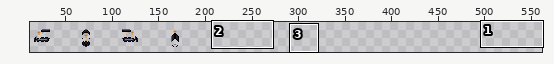
A sprite sheet gets an edit: main/trains/train_caboose_solid.png. Above: a wide view before the commit, with the close-up outlined.
Close-up. Before the commit:
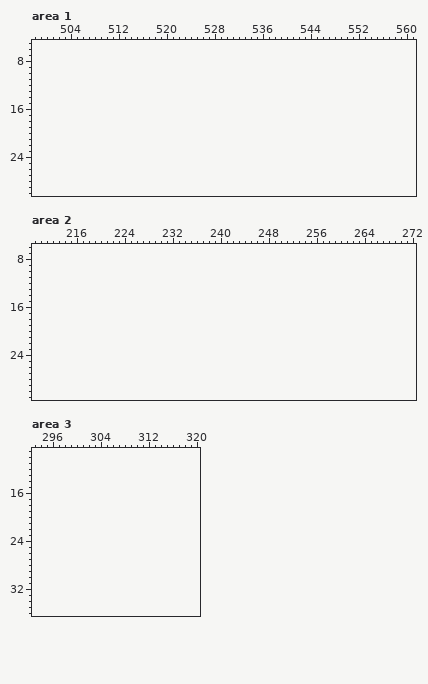
The file is 192x48 pixels. Shown: area 1: x 498..561, y 5..30; area 2: x 209..272, y 6..31; area 3: x 293..320, y 9..36. The old version is drawn lined up with the new one, on the new canvas. The wide view leaves out empty margins. The commit also changed other parts of the picture, which this record leaves out.
The result:
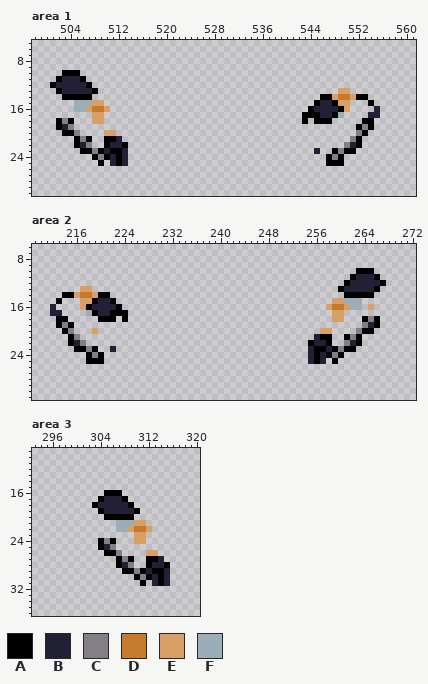
Palette (. is transparent): A #000000  B #222034  C #847e87  D #c67a2c  E #d9a066  F #9badb7
Diff:
canvas 192x48 -> 576x48
--- area 1
@@ x 498..561 @@
  9 ................................................................
-10 ................................................................
-11 ................................................................
-12 ................................................................
-13 ................................................................
-14 ................................................................
-15 ................................................................
-16 ................................................................
-17 ................................................................
-18 ................................................................
-19 ................................................................
-20 ................................................................
-21 ................................................................
-22 ................................................................
-23 ................................................................
-24 ................................................................
-25 ................................................................
+10 .....AAA........................................................
+11 ....ABBBA.......................................................
+12 ...ABBBBBA......................................................
+13 ....ABBBBBA........................................EE...........
+14 .....AAAAA......................................AAEDDEAA........
+15 .......FFFEE...................................ABBAEE...A.......
+16 .......FFEDDE.................................ABBBBAE....B......
+17 ..........EE.................................AAABBAF....BB......
+18 ....ACA...EE.................................A.AAA.....AA.......
+19 ....ABC...............................................ACA.......
+20 .....AAC....EE........................................CA........
+21 .......ACA..AAB......................................CA.........
+22 .......ABC..ABBA....................................CBA.........
+23 ........AACABAAB...............................B..ACAA..........
+24 ..........ACABAB.................................ACA............
+25 ...........A.BAB.................................AAA............
 26 ................................................................
--- area 2
@@ x 209..272 @@
  9 ................................................................
-10 ................................................................
-11 ................................................................
-12 ................................................................
-13 ................................................................
-14 ................................................................
-15 ................................................................
-16 ................................................................
-17 ................................................................
-18 ................................................................
-19 ................................................................
-20 ................................................................
-21 ................................................................
-22 ................................................................
-23 ................................................................
-24 ................................................................
-25 ................................................................
+10 ......................................................AAA.......
+11 .....................................................ABBBA......
+12 ....................................................ABBBBBA.....
+13 ........EE.........................................ABBBBBA......
+14 .....AAEDDEAA.......................................AAAAA.......
+15 ....A...EEABBA....................................EEFFF.........
+16 ...B....EABBBBA..................................EDDEFF.E.......
+17 ...BB....FABBAAA..................................EE............
+18 ....AA.....AAA.A..................................EE...ACA......
+19 ....ACA................................................CBA......
+20 .....AC...E.....................................EE....CAA.......
+21 ......AC.......................................BAA..ACA.........
+22 ......ABC.....................................ABBA..CBA.........
+23 .......AACA..B................................BAABACAA..........
+24 .........ACA..................................BABACA............
+25 .........AAA..................................BAB.A.............
 26 ................................................................
--- area 3
@@ x 301..317 @@
 15 .................
-16 .................
-17 .................
-18 .................
-19 .................
-20 .................
-21 .................
-22 .................
-23 .................
-24 .................
-25 .................
-26 .................
-27 .................
-28 .................
-29 .................
-30 .................
-31 .................
+16 ....AAA..........
+17 ...ABBBA.........
+18 ..ABBBBBA........
+19 ...ABBBBBA.......
+20 ....AAAAA........
+21 ......FFFEE......
+22 ......FFEDDE.....
+23 .........EE......
+24 ...ACA...EE......
+25 ...ABC...........
+26 ....AAC....EE....
+27 ......ACA..AAB...
+28 ......ABC..ABBA..
+29 .......AACABAAB..
+30 .........ACABAB..
+31 ..........A.BAB..
 32 .................
Where, in picture pixels (left, top, right, bottom), the same in both close-ups:
added: (50, 70, 128, 166)
added: (302, 88, 380, 166)
added: (308, 268, 386, 364)
added: (50, 286, 128, 364)
added: (92, 490, 170, 586)
